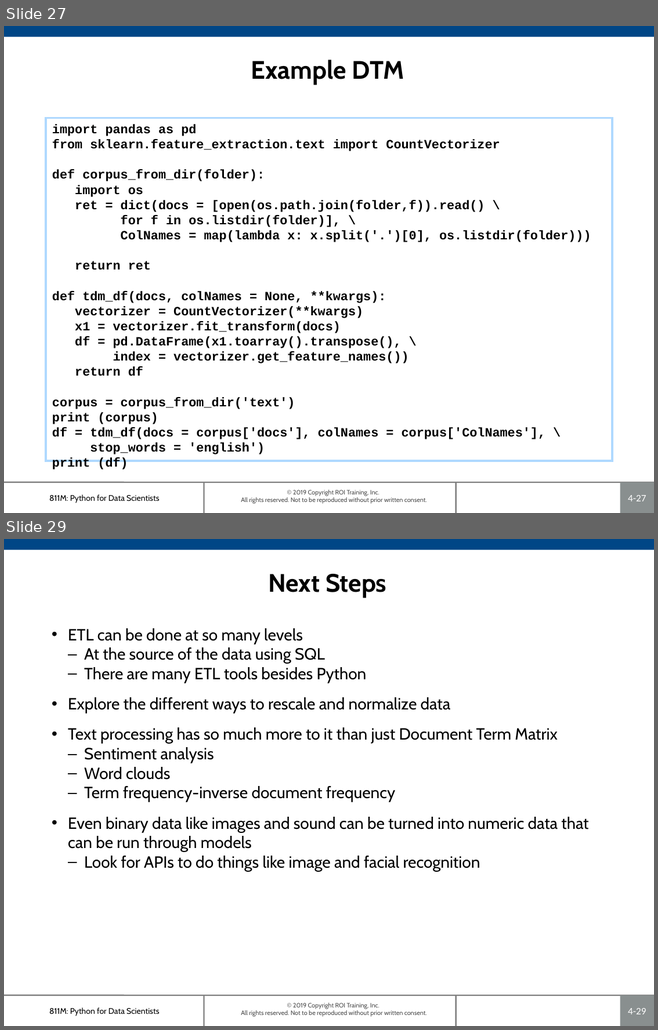
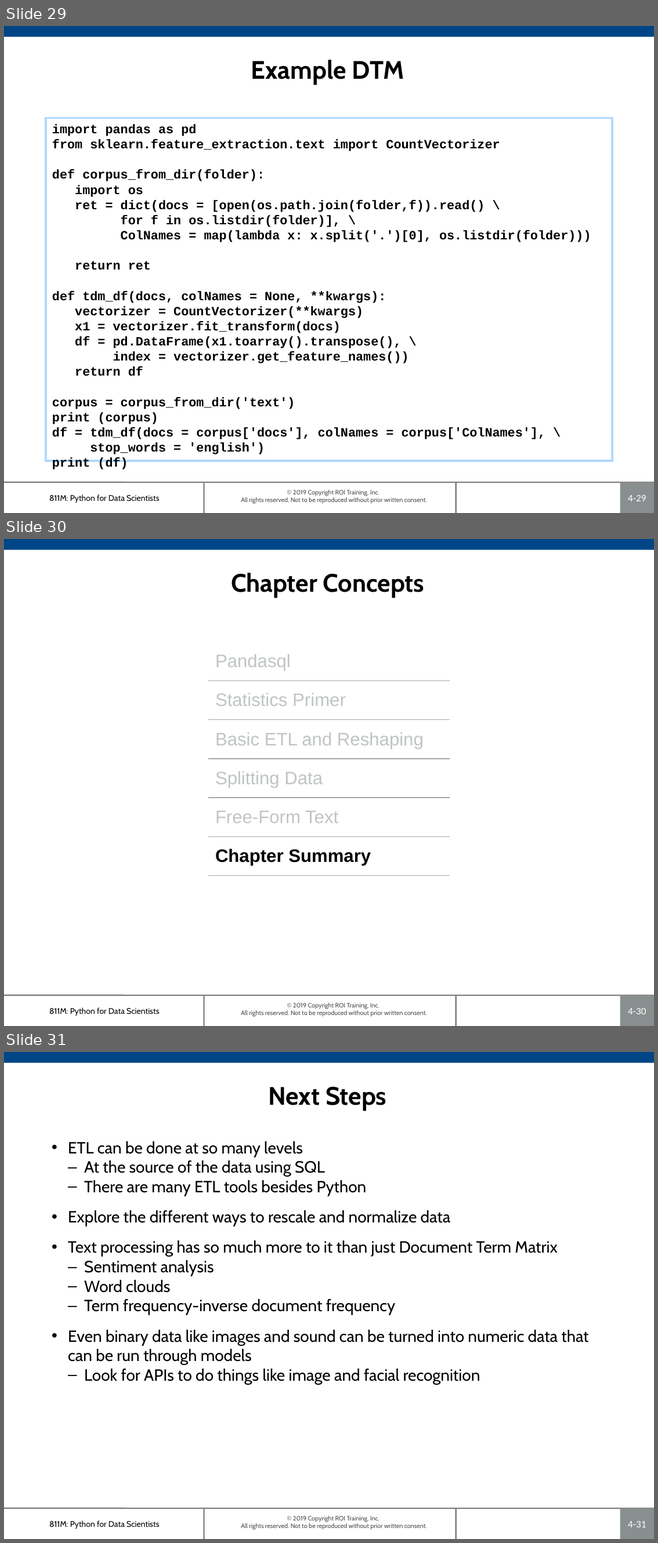
Before and after one commit to roitraining/PythonProgram, a slide deck: Day4-DataPrep/Ch04-DataPreparation.pptx. Shown one above the other, each under a label of ours: slides 27 and 29 before the commit, slides 29, 30 and 31 after it; the slides between them are not shown. The pictures are 658x1030 and 658x1543 pixels, drawn with LibreOffice and Linux fonts; fonts in the diff are those of the drawing; background and template pictures are left out. Boxes give left, top, right and bottom in pixels: in the first picture for what was removed or moved away, otherwise in the second. Text is boxed around its words. In the diff, an @@ line names an element or a change of style, - is before the commit and + after.

```diff
--- a/Day4-DataPrep/Ch04-DataPreparation.pptx
+++ b/Day4-DataPrep/Ch04-DataPreparation.pptx
@@ slide 30 added at (4, 539, 654, 1026), background #FFFFFF; not listed: 7 template elements that a slide beside it also shows @@
@@ title added at (231, 573, 424, 598), 28 pt, text #000000, bold @@
+Chapter Concepts
@@ table added at (209, 642, 449, 875), 6 rows, 1 columns @@
+Pandasql
+Statistics Primer
+Basic ETL and Reshaping
+Splitting Data
+Free-Form Text
+Chapter Summary
@@ what was slide 27 is now slide 29 @@
@@ page number at (628, 495, 645, 502): text changed @@
-4-27
+4-29
@@ what was slide 29 is now slide 31 @@
@@ page number at (628, 1521, 645, 1528): text changed @@
-4-29
+4-31
```
Also in this commit, not shown: 6 slides changed, 1 other slide added.
